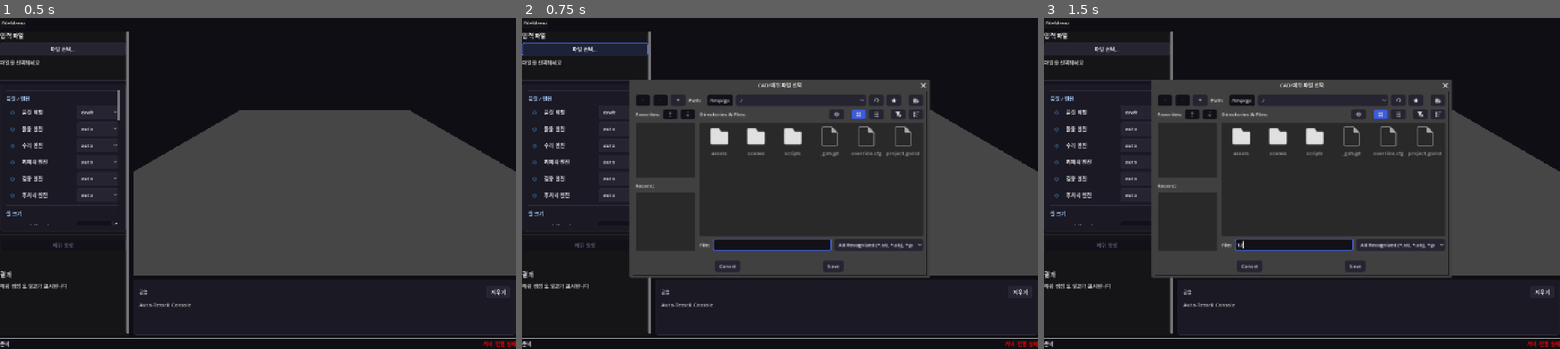
Above: before the commit, frames 1-3 (left to right).
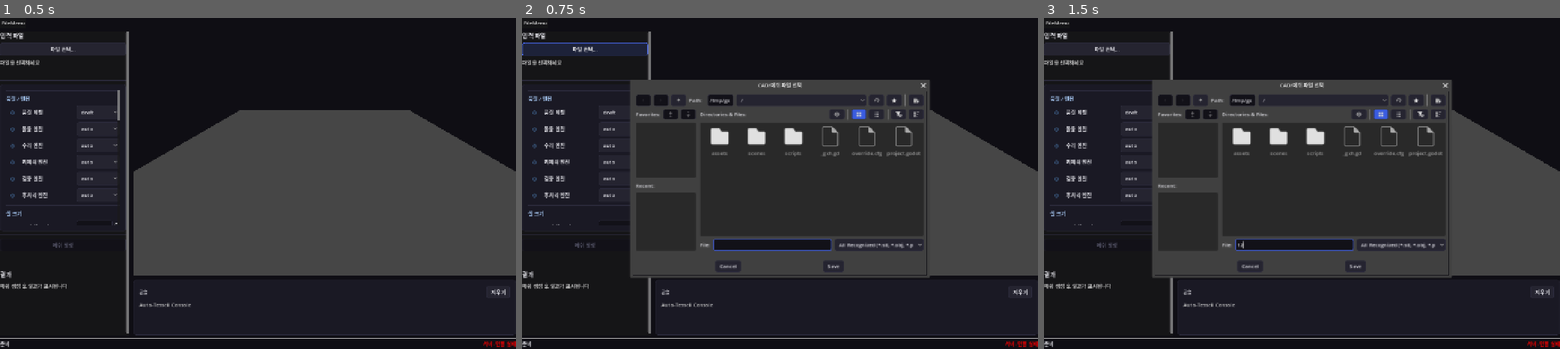
Above: after the commit, the same moments.

Repository: younglin90/AutoTessell
Game: Godot game, scene res://scenes/main.tscn
The game is run twice, just before and just after one commit, with the same random seed, the same clock (stepped at 60 frames per second) and the same inputs.
Inputs (mouse positions are in pixels of both pictures, inside the frame that each line leads up to):
- Up to frame 1 (0.5 s): no input
- Up to frame 2 (0.75 s): click "파일 선택..." at 0.5 s
- Up to frame 3 (1.5 s): click (1291, 246) at 1.27 s; type "12" at 1.35 s

Frame 1 is identical in both runs. In frame 2, 0.5% of the frame differs, in the area x 20-78%, y 19-79%; in frame 3, 0.5%.

Commit message:
fix: align BackendLauncher paths with new build structure
- BackendLauncher now searches: server/auto-tessell-server.exe (installer)
  and dist/server/ (dev mode) matching the modified auto_tessell.spec
- Godot export preset updated: dist/gui/auto-tessell-gui.exe
- Installer output: dist/Auto-Tessell-Setup.exe (204MB)

Build structure:
  dist/server/auto-tessell-server.exe  (Python backend)
  dist/gui/auto-tessell-gui.exe        (Godot GUI)
  dist/Auto-Tessell-Setup.exe          (Inno Setup installer)

Co-Authored-By: Claude Opus 4.6 (1M context) <noreply@anthropic.com>

Diff:
--- a/godot/scripts/backend_launcher.gd
+++ b/godot/scripts/backend_launcher.gd
@@ -61,16 +61,22 @@
 	print("[Backend] Project dir: %s" % project_dir)
 	print("[Backend] Root dir: %s" % root)
 
-	# 탐색 순서
+	# 탐색 순서 (installer.iss 구조에 맞춤)
+	var exe_dir := OS.get_executable_path().get_base_dir()
 	var search_paths: Array[String] = [
-		# 설치 모드: Godot .exe 옆 backend/
-		OS.get_executable_path().get_base_dir().path_join("backend/auto-tessell.exe"),
-		OS.get_executable_path().get_base_dir().path_join("backend/auto-tessell"),
-		# 개발 모드: 프로젝트 루트의 dist/
+		# 설치 모드: Godot .exe 옆 server/ (installer.iss 구조)
+		exe_dir.path_join("server/auto-tessell-server.exe"),
+		exe_dir.path_join("server/auto-tessell-server"),
+		# 설치 모드 대안: backend/ 이름
+		exe_dir.path_join("backend/auto-tessell-server.exe"),
+		exe_dir.path_join("backend/auto-tessell.exe"),
+		exe_dir.path_join("backend/auto-tessell"),
+		# 개발 모드: dist/server/ (spec 출력)
+		root.path_join("dist/server/auto-tessell-server.exe"),
+		root.path_join("dist/server/auto-tessell-server"),
+		# 개발 모드 대안: dist/auto-tessell/
 		root.path_join("dist/auto-tessell/auto-tessell.exe"),
 		root.path_join("dist/auto-tessell/auto-tessell"),
-		# 개발 모드 대안: 절대 경로 (Windows)
-		"D:/work/claude_code/auto-tessell/dist/auto-tessell/auto-tessell.exe",
 	]
 
 	for path in search_paths:
Not shown, added: .github/workflows/windows-release.yml
Not shown, changed: auto_tessell.spec
Not shown, changed: core/analyzer/geometry_analyzer.py
Not shown, changed: core/generator/openfoam_writer.py
Not shown, changed: core/generator/tier2_tetwild.py
Not shown, changed: core/utils/openfoam_utils.py
Not shown, changed: desktop/server.py
Not shown, changed: scripts/build_windows.bat
Not shown, changed: scripts/installer.iss
Not shown, changed: tests/test_desktop_server.py
Not shown, changed: tests/test_generator.py
Not shown, added: tests/test_openfoam_utils_extra.py
